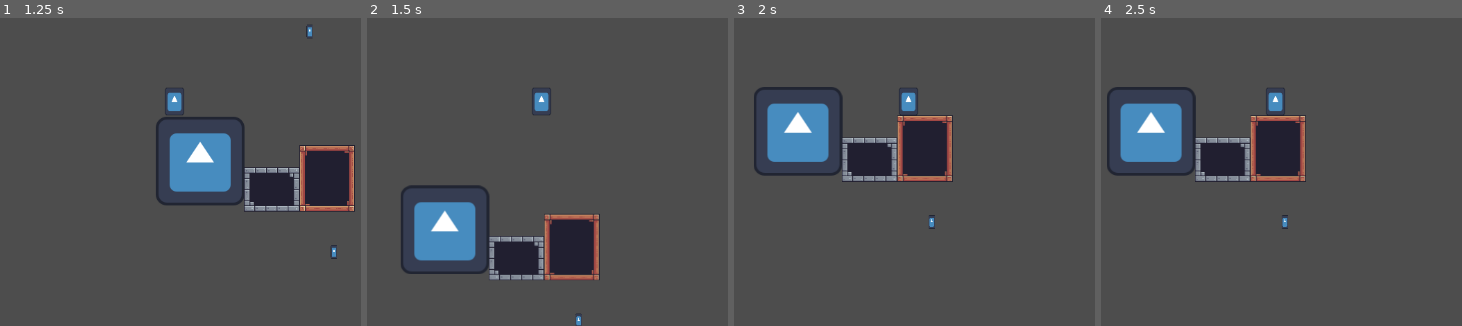
Above: before the commit, frames 1-4 (left to right).
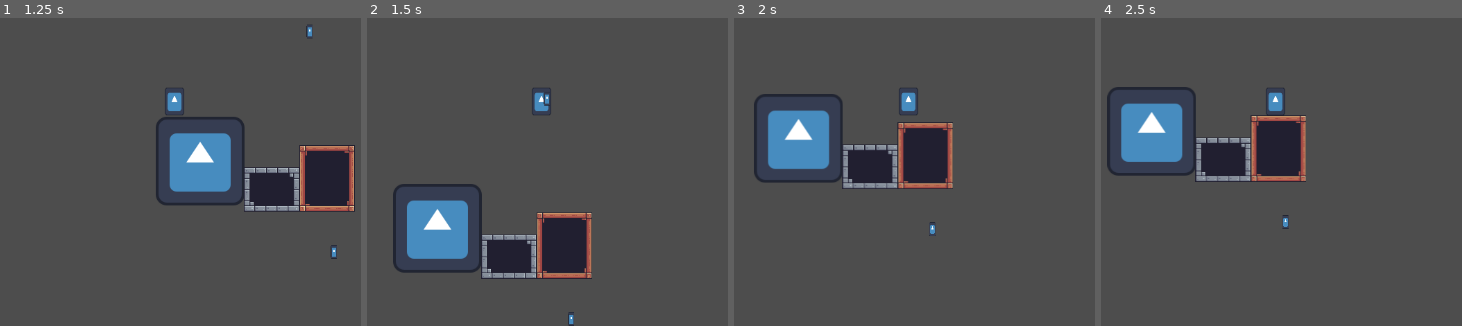
Above: after the commit, the same moments.

Repository: tastifulback/kelompok-2
Game: Godot game, scene res://scenes/main.tscn
Two runs of this game, one before a commit and one after it. Both use one fixed random seed, a clock stepped at 60 frames per second and the inputs below. The engine's default icon, where the game draws it, is replaced by a stand-in: a white triangle on a blue panel in a dark square.
Inputs (mouse positions are in pixels of both pictures, inside the frame that each line leads up to):
- Up to frame 1 (1.25 s): tap Enter at 0.5 s; move the mouse to (321, 252) at 0.52 s; tap A (a) at 0.6 s; click (321, 252) at 0.8 s
- Up to frame 2 (1.5 s): tap Space at 1.25 s; move the mouse to (677, 30) at 1.27 s; click (677, 30) at 1.35 s
- Up to frame 3 (2 s): tap D (d) at 1.55 s
- Up to frame 4 (2.5 s): move the mouse to (outside the picture) at 2.02 s; tap D (d) at 2.1 s; tap S (s) at 2.3 s

Frame 1 is identical in both runs. In frame 2, 5.5% of the frame differs, in the area x 7-65%, y 24-100%; in frame 3, 5.1%; in frame 4, 0.9%.

Commit message:
string done i think

Diff:
--- a/code/player.gd
+++ b/code/player.gd
@@ -34,6 +34,7 @@
 func stringSpawn() ->void :
 	var Line : stringer = STRING.instantiate()
 	get_parent().add_child(Line)
+	Line.ray.add_exception(self)
 	Line.global_position = global_position
 	Line.enemies.connect(enemyListFunc)
 	Line.set_point_position(0, Vector2.ZERO)
@@ -45,6 +46,11 @@
 	print(enemyList)
 
 func enemyKill():
+	var tween= create_tween()
+	tween.set_trans(Tween.TRANS_BOUNCE).set_ease(Tween.EASE_OUT)
 	for i in range(enemyList.size()):
-		global_position = enemyList[i]
+
+
+		tween.tween_property(self, "global_position", enemyList[i],0.18 )
+
 	enemyList.clear()
--- a/code/string.gd
+++ b/code/string.gd
@@ -1,34 +1,52 @@
 extends Line2D
 class_name stringer
 @onready var ray = $RayCast2D
+@onready var tileHit = false
+@onready var tileIndex: int
 signal enemies(Vector2)
 # Called when the node enters the scene tree for the first time.
 func _ready() -> void:
-	pass # Replace with function body.
+	pass
 
 
 # Called every frame. 'delta' is the elapsed time since the previous frame.
 func _process(_delta: float) -> void:
 	var lastIndex  = get_point_count()-1
 	var mouse_pos = get_local_mouse_position()
-	ray.target_position = to_local(get_global_mouse_position()) - get_point_position(lastIndex)
-	ray.position = get_point_position(lastIndex)
+	if !tileHit:
+		set_point_position(lastIndex, mouse_pos)
+	ray.target_position = to_local(get_global_mouse_position()) - get_point_position(lastIndex-1)
+	ray.position = get_point_position(lastIndex-1)
 
 	ray.force_raycast_update()
-	set_point_position(lastIndex, mouse_pos)
+
+	ray.force_raycast_update()
 	if ray.is_colliding():
 		var target  = ray.get_collider()
 		print(target)
 		if target is test:
+
 			var hit_global = ray.get_collision_point()
-			var normal = ray.get_collision_normal() # The direction the wall is facing
+
 
 			if !target.onHit():
 				# Move the teleport target 10-20 pixels away from the surface
-				var safe_teleport_spot = hit_global + (normal)
 
-				enemies.emit(safe_teleport_spot)
-				add_point(to_local(hit_global))
+
+				enemies.emit(hit_global)
+				add_point(to_local(hit_global),lastIndex)
 				print("added")
+		if target is tiles :
+			if tileHit == false:
+				var hit_global = ray.get_collision_point()
+				var hit_normal = ray.get_collision_normal()
+				tileIndex = lastIndex
+				var nudged_hit = hit_global + (hit_normal * 2.0)
+				add_point(to_local(nudged_hit), lastIndex)
+				tileHit = true
+	else:
+		if tileHit == true:
+			remove_point(lastIndex)
+			tileHit = false
 	if Input.is_action_just_released("attack"):
 		queue_free()
--- a/scenes/main.tscn
+++ b/scenes/main.tscn
@@ -4,6 +4,7 @@
 [ext_resource type="PackedScene" uid="uid://cql72b1atjfg6" path="res://scenes/platform.tscn" id="2_0wfyh"]
 [ext_resource type="PackedScene" uid="uid://bwgiolrkbsuet" path="res://scenes/area_2d.tscn" id="4_jyhfs"]
 [ext_resource type="Texture2D" uid="uid://p31eexgivsvm" path="res://assets/spriites/Free/Terrain/Terrain (16x16).png" id="5_tbgi4"]
+[ext_resource type="Script" uid="uid://cj3gi1vpqw0cg" path="res://scenes/tile_map_layer.gd" id="5_tefeu"]
 
 [sub_resource type="TileSetAtlasSource" id="TileSetAtlasSource_tefeu"]
 texture = ExtResource("5_tbgi4")
@@ -291,3 +292,4 @@
 [node name="TileMapLayer" type="TileMapLayer" parent="." unique_id=584650866]
 tile_map_data = PackedByteArray("AAANABQAAAAAAAAAAAAOABQAAAABAAAAAAAPABQAAAABAAAAAAAQABQAAAABAAAAAAARABQAAAACAAAAAAANAB …(720 unchanged characters)…
 tile_set = SubResource("TileSet_o6xl0")
+script = ExtResource("5_tefeu")
--- /dev/null
+++ b/scenes/tile_map_layer.gd
@@ -0,0 +1,11 @@
+extends TileMapLayer
+class_name tiles
+
+# Called when the node enters the scene tree for the first time.
+func _ready() -> void:
+	pass # Replace with function body.
+
+
+# Called every frame. 'delta' is the elapsed time since the previous frame.
+func _process(delta: float) -> void:
+	pass
Not shown, added: scenes/tile_map_layer.gd.uid
